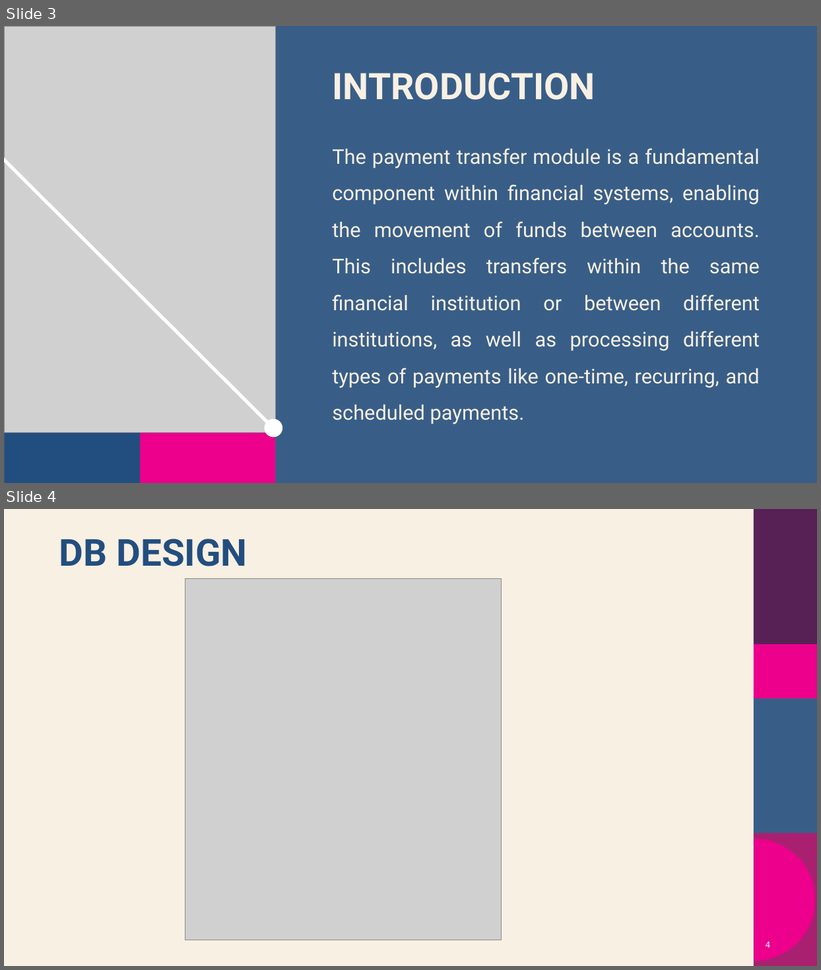
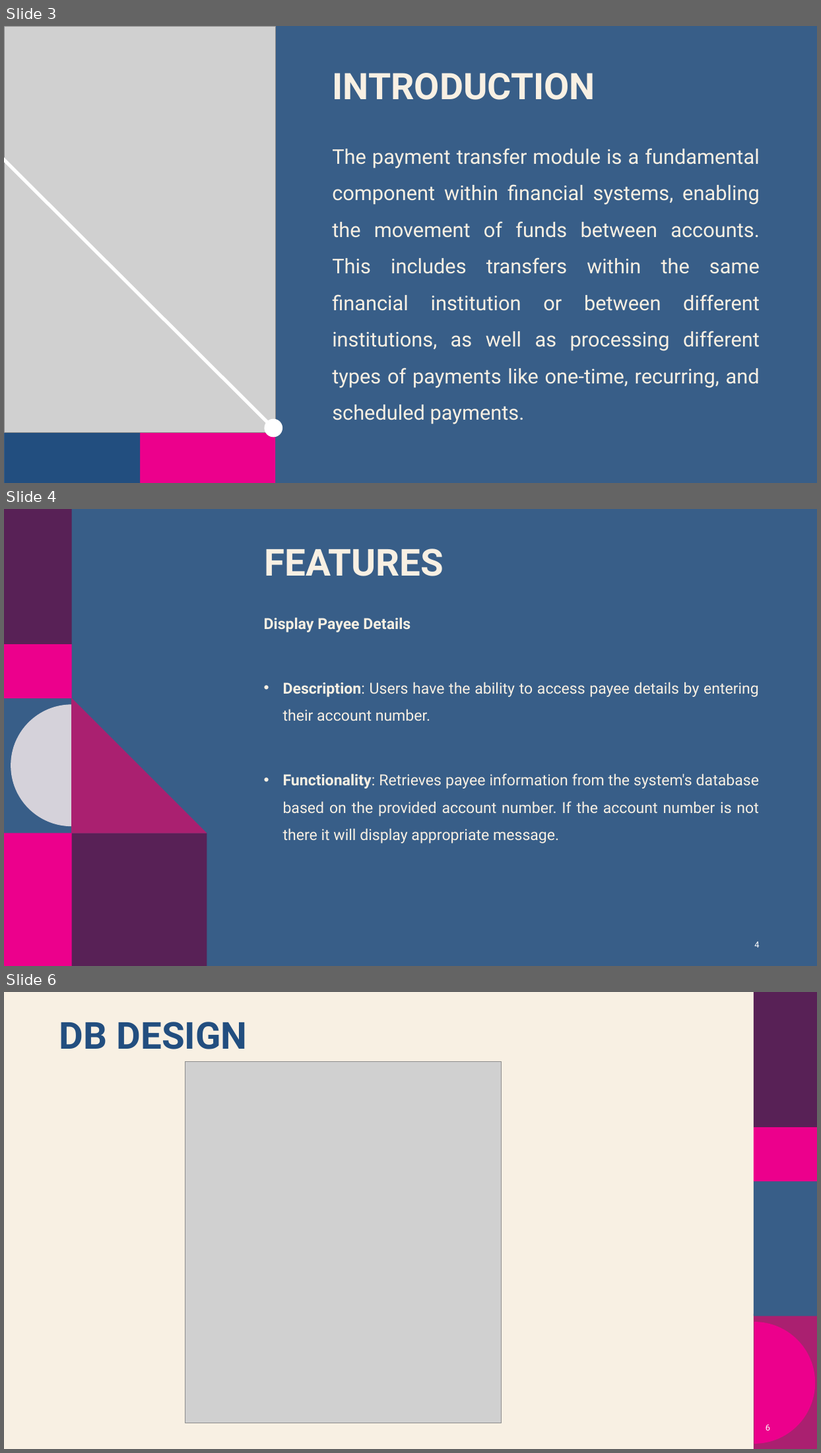
Before and after one commit to Arundhathi-Nayak/DLTE-JAVA-FULL-STACK-ARUNDHATHI-NAYAK-2024, a slide deck: PROJECT/Database-Documentation/MyBANK BANKING APPLICARTION.pptx. Shown one above the other, each under a label of ours: slides 3 and 4 before the commit, slides 3, 4 and 6 after it; the slides between them are not shown. The pictures are 821x970 and 821x1453 pixels, drawn with LibreOffice and Linux fonts; fonts in the diff are those of the drawing; grey boxes stand for pictures; background and template pictures are left out. Boxes give left, top, right and bottom in pixels: in the first picture for what was removed or moved away, otherwise in the second. Text is boxed around its words. In the diff, an @@ line names an element or a change of style, - is before the commit and + after.

```diff
--- a/PROJECT/Database-Documentation/MyBANK BANKING APPLICARTION.pptx
+++ b/PROJECT/Database-Documentation/MyBANK BANKING APPLICARTION.pptx
@@ slide 4 added at bbox=[4, 509, 817, 966], background #385E88 @@
@@ title added at bbox=[264, 549, 444, 576], 44 pt, text #F8F0E3, bold @@
+FEATURES
@@ text added at bbox=[264, 617, 759, 844], 18 pt, text #F8F0E3 @@
+Display Payee Details
+• Description: Users have the ability to access payee details by entering their account number.
+• Functionality: Retrieves payee information from the system's database based on the provided account number. If the account number is not there it will display appropriate message.
@@ group added at bbox=[4, 509, 72, 966]: 4 rectangles, 1 freeform shape @@
@@ freeform shape added at bbox=[72, 698, 207, 834], fill #AA2070 @@
@@ rectangle added at bbox=[72, 834, 207, 966], fill #582156 @@
@@ page number added at bbox=[754, 942, 759, 948], 10 pt, text #FFFFFF @@
+4
@@ what was slide 4 is now slide 6 @@
@@ page number at bbox=[766, 1425, 770, 1431]: text changed @@
-4
+6
```
Also in this commit, not shown: 2 slides changed, 2 other slides added, 53 other files.
